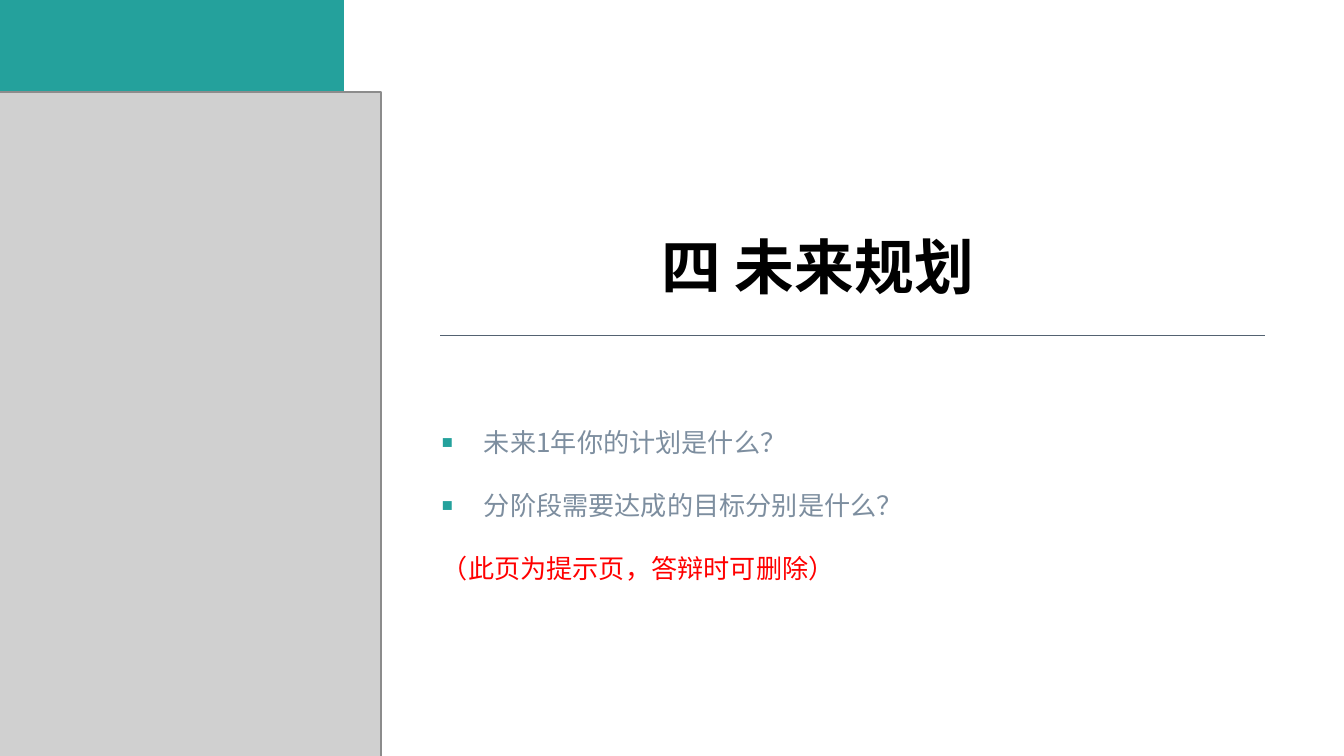
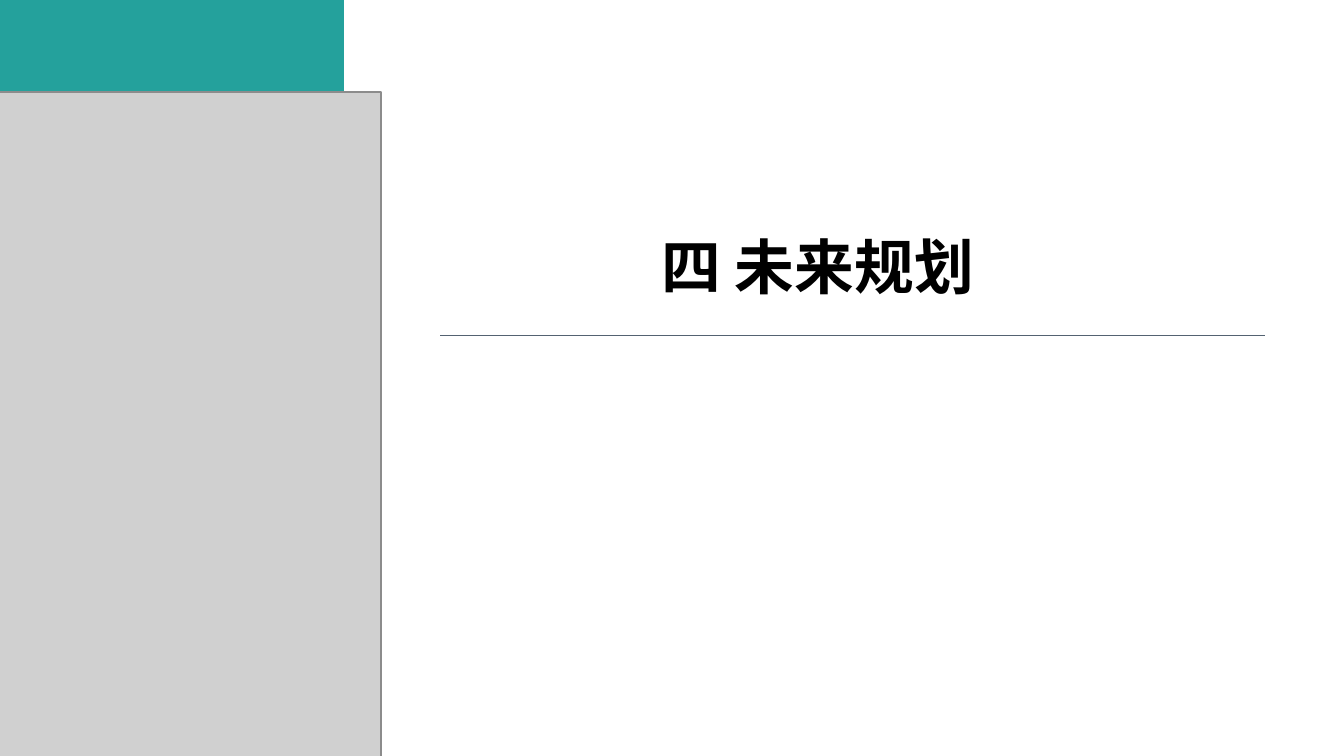
Before and after one commit to Aubwls/dabian, a slide deck: slide 9 of 实习答辩PPT模板-2020.pptx. Drawn at 1344x756 pixels with LibreOffice and Linux fonts; fonts in the diff are those of the drawing; grey boxes stand for pictures. Boxes give left, top, right and bottom in pixels: in the first picture for what was removed or moved away, otherwise in the second. Text is boxed around its words. In the diff, an @@ line names an element or a change of style, - is before the commit and + after.

```diff
--- a/实习答辩PPT模板-2020.pptx
+++ b/实习答辩PPT模板-2020.pptx
@@ text removed at (442, 430, 903, 581) @@
-■ 未来1年你的计划是什么？
-■ 分阶段需要达成的目标分别是什么？
-（此页为提示页，答辩时可删除）
```
Also in this commit, not shown: 7 other slides changed, 2 slides added.
